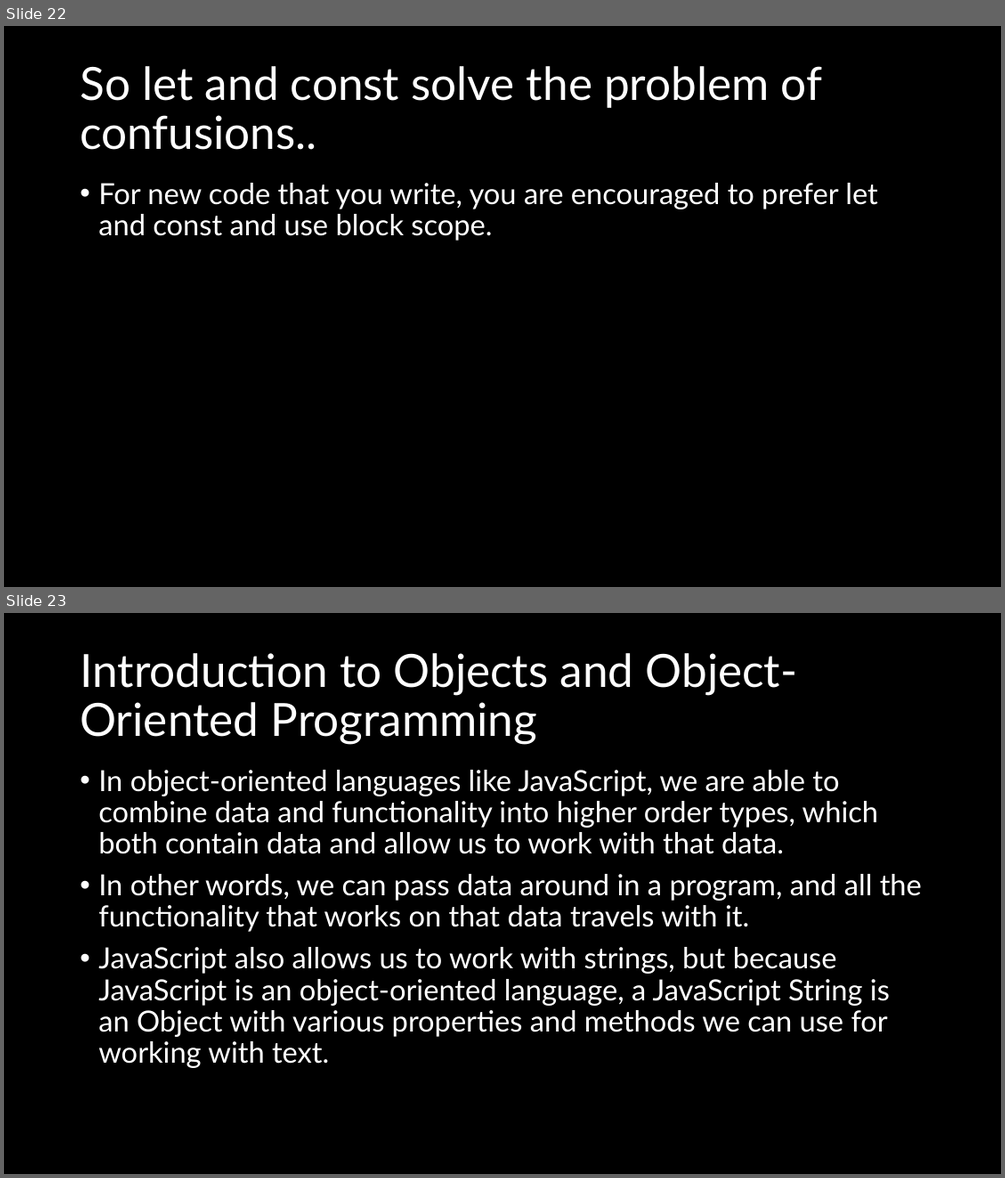
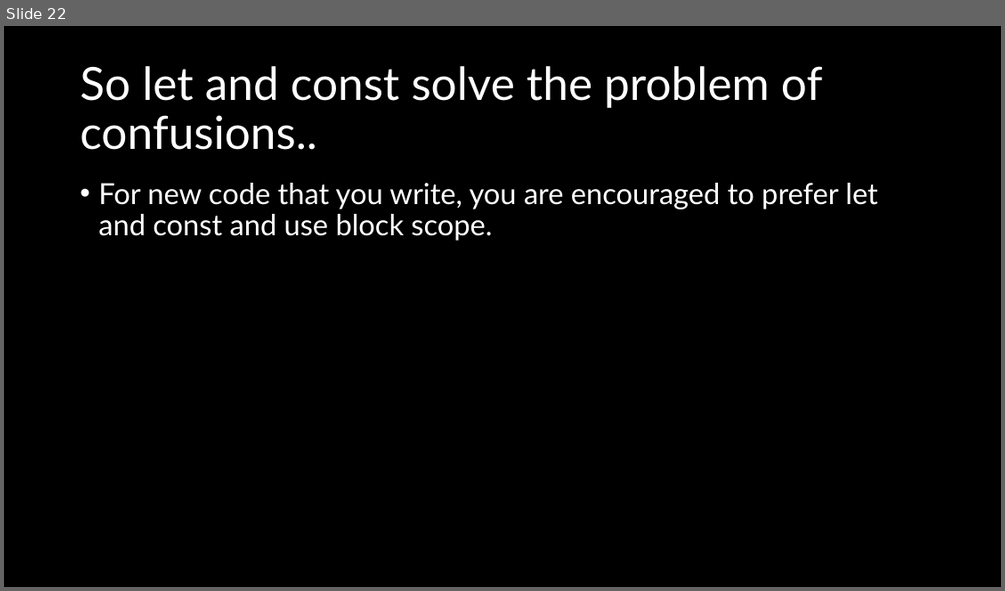
Before and after one commit to natiquekeyin/winter2026, a slide deck: JavaScript/Week3/Week3.pptx. Shown one above the other, each under a label of ours: slides 22 and 23 before the commit, slide 22 after it. The pictures are 1005x1178 and 1005x591 pixels, drawn with LibreOffice and Linux fonts; fonts in the diff are those of the drawing. Boxes give left, top, right and bottom in pixels: in the first picture for what was removed or moved away, otherwise in the second. Text is boxed around its words. In the diff, an @@ line names an element or a change of style, - is before the commit and + after.

```diff
--- a/JavaScript/Week3/Week3.pptx
+++ b/JavaScript/Week3/Week3.pptx
@@ slide 23 removed at <box>4,613,1001,1174</box>, background #000000 @@
@@ title removed at <box>80,653,798,745</box> @@
-Introduction to Objects and Object-Oriented Programming
@@ text removed at <box>98,770,922,1068</box> @@
-• In object-oriented languages like JavaScript, we are able to combine data and functionality into higher order types, which both contain data and allow us to work with that data.
-• In other words, we can pass data around in a program, and all the functionality that works on that data travels with it.
-• JavaScript also allows us to work with strings, but because JavaScript is an object-oriented language, a JavaScript String is an Object with various properties and methods we can use for working with text.
```
Also in this commit, not shown: 12 other slides removed, 5 other files.
